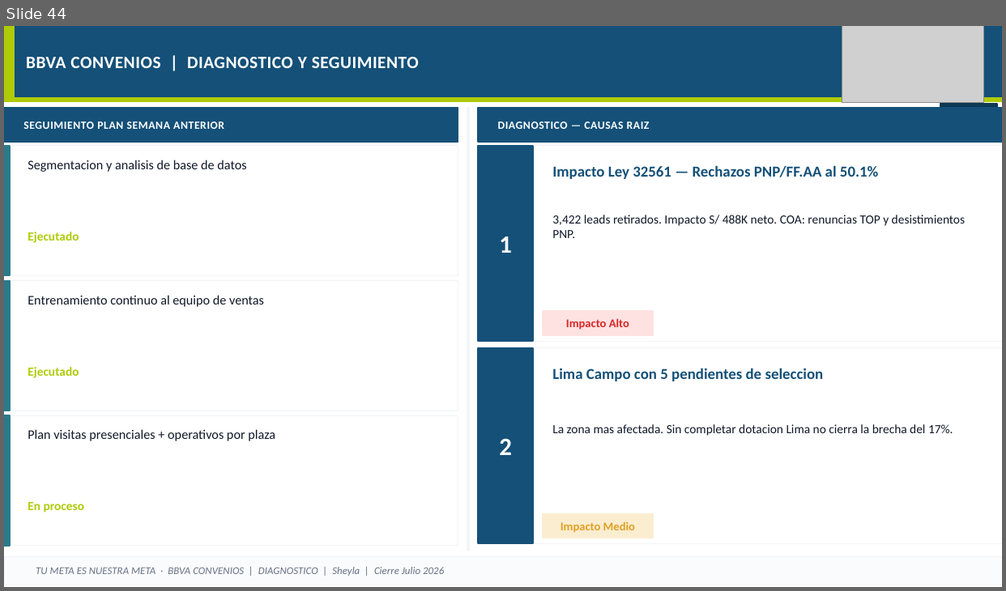
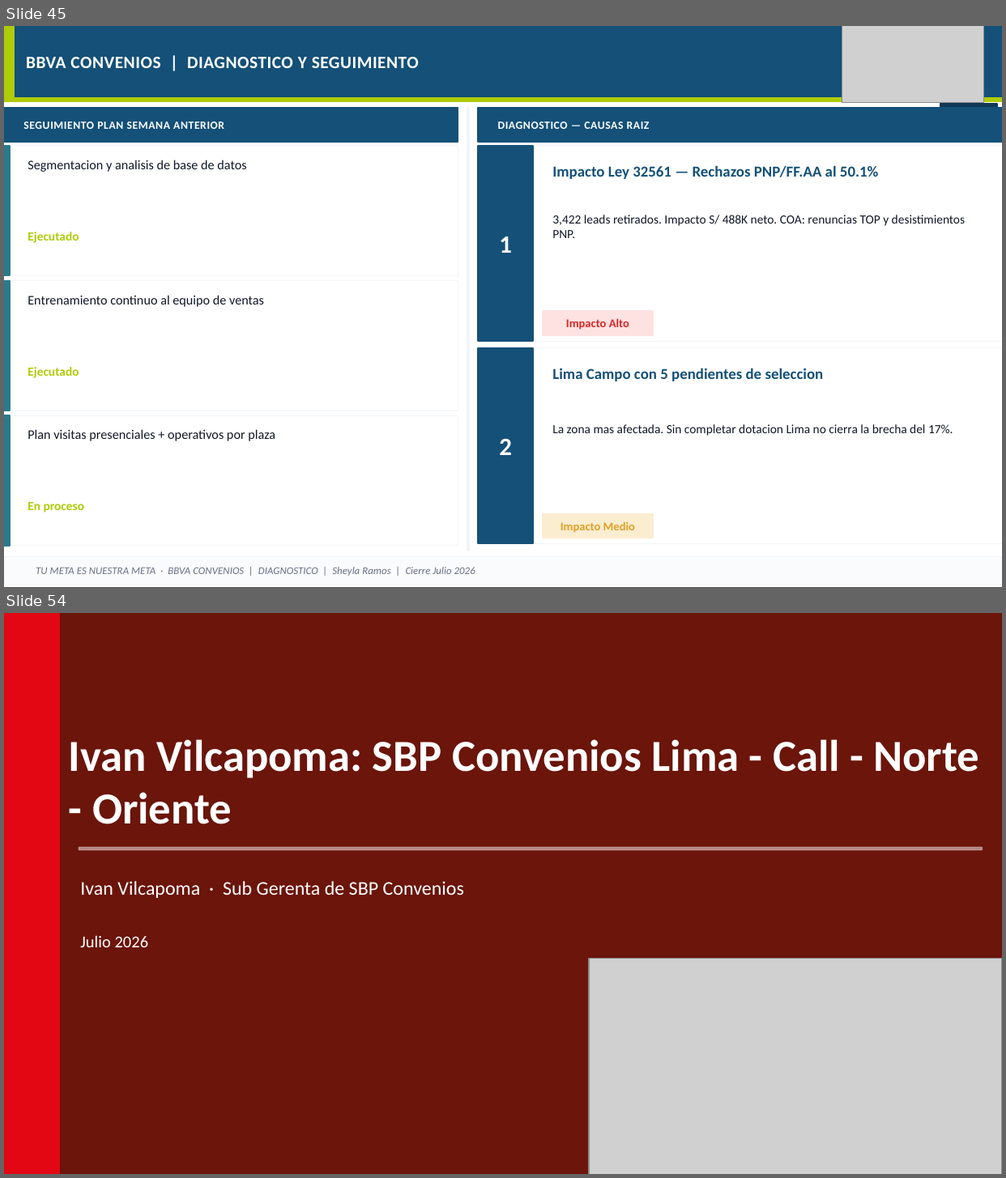
Before and after one commit to piere0405/streamlit_app, a slide deck: plantilla_campanias.pptx. Shown one above the other, each under a label of ours: slide 44 before the commit, slides 45 and 54 after it; the slides between them are not shown. The pictures are 1006x591 and 1006x1178 pixels, drawn with LibreOffice and Linux fonts; fonts in the diff are those of the drawing; grey boxes stand for pictures. Boxes give left, top, right and bottom in pixels: in the first picture for what was removed or moved away, otherwise in the second. Text is boxed around its words. In the diff, an @@ line names an element or a change of style, - is before the commit and + after.

```diff
--- a/plantilla_campanias.pptx
+++ b/plantilla_campanias.pptx
@@ slide 54 added at <box>4,613,1002,1174</box>, background #6B150B @@
@@ rectangle added at <box>4,613,59,1174</box>, fill #E30713, outline #E30713 1 pt @@
@@ text added at <box>69,739,979,824</box>, 32 pt, text #FFFFFF, bold @@
+Ivan Vilcapoma: SBP Convenios Lima - Call - Norte - Oriente
@@ rectangle added at <box>79,848,982,850</box>, fill #FFFFFF at 40% opacity, outline #FFFFFF 1 pt @@
@@ text added at <box>80,881,464,898</box>, 14 pt, text #FFFFFF @@
+Ivan Vilcapoma · Sub Gerenta de SBP Convenios
@@ text added at <box>80,935,149,948</box>, 12 pt, text #FFFFFF @@
+Julio 2026
@@ picture added at <box>589,958,1002,1174</box> @@
@@ what was slide 44 is now slide 45 @@
@@ slide 45 changed as well @@
@@ text at <box>36,567,475,576</box>: text changed @@
-TU META ES NUESTRA META · BBVA CONVENIOS | DIAGNOSTICO | Sheyla | Cierre Julio 2026
+TU META ES NUESTRA META · BBVA CONVENIOS | DIAGNOSTICO | Sheyla Ramos | Cierre Julio 2026
```
Also in this commit, not shown: 10 other slides changed, 20 other slides added, 5 other files.
